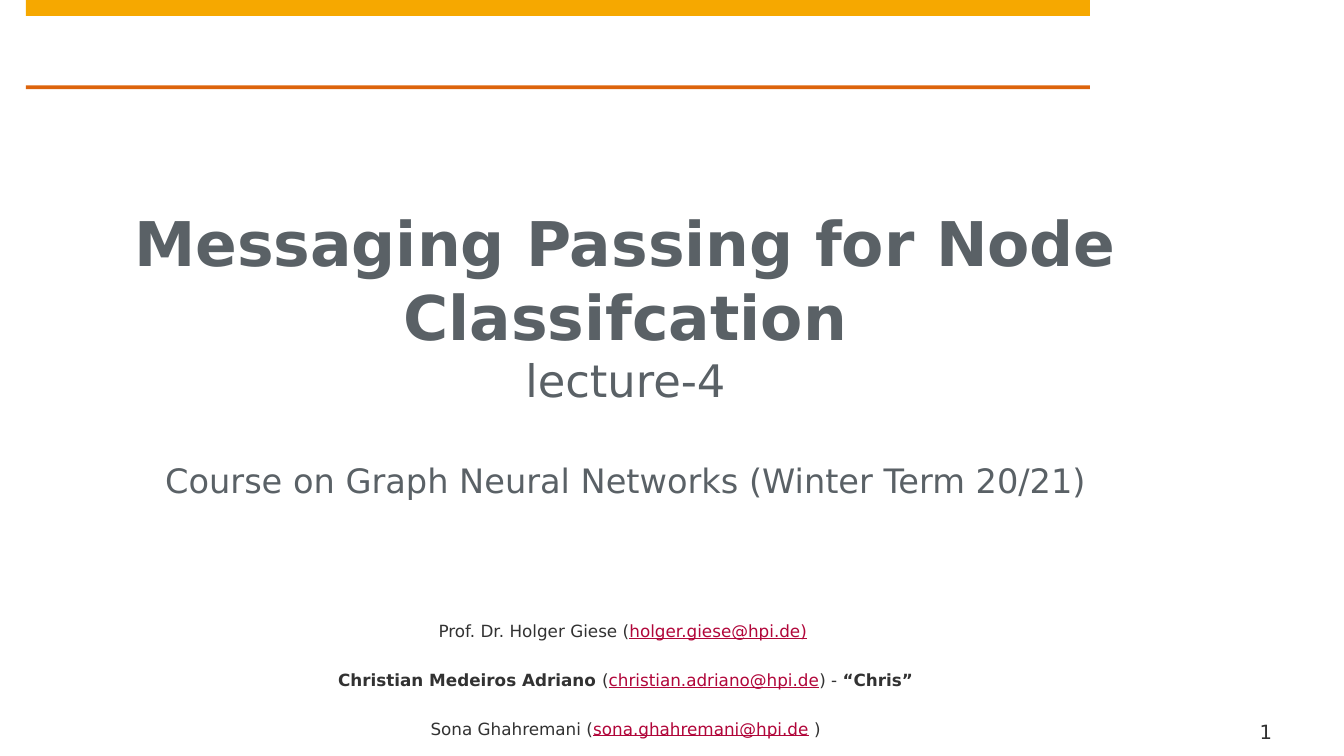
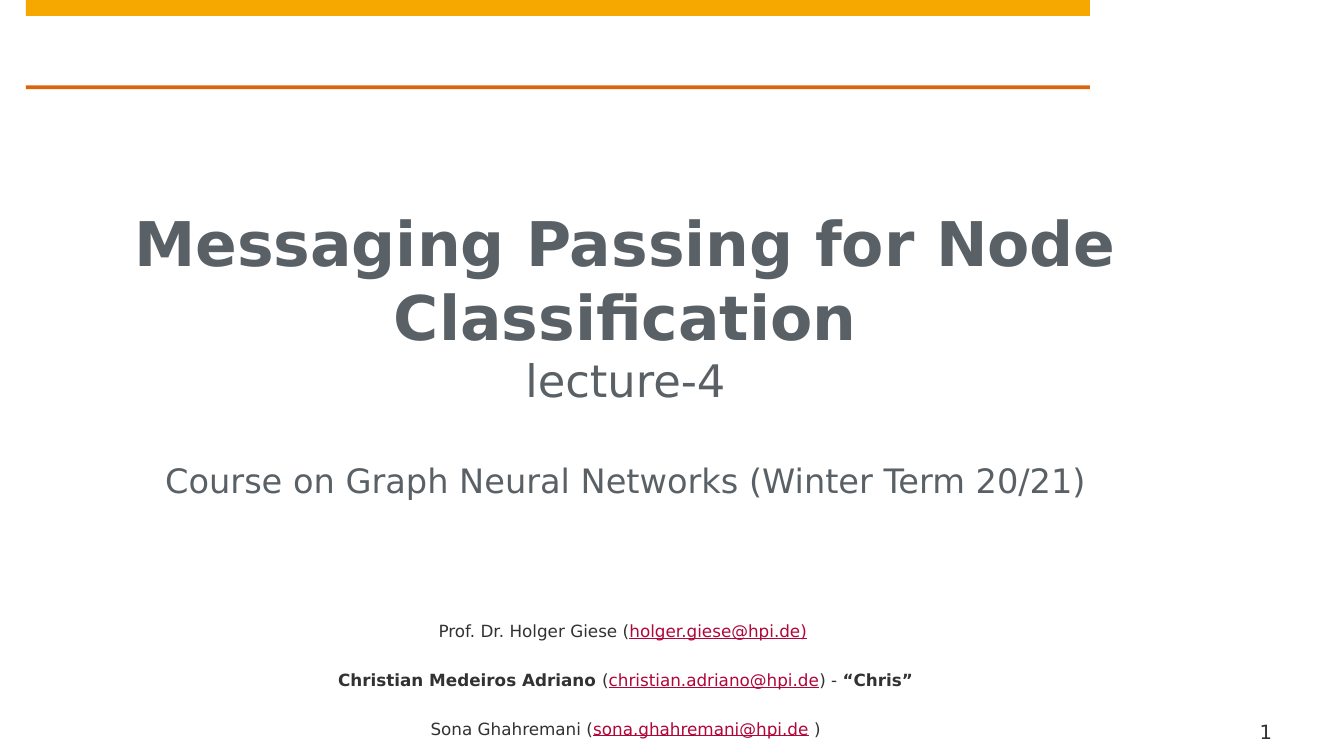
Before and after one commit to hpi-sam/GNN-Course-2020, a slide deck: slide 1 of 4. Messaging Passing for Node Classification.pptx. Drawn at 1344x756 pixels with LibreOffice and Linux fonts; fonts in the diff are those of the drawing; background and template pictures are left out. Boxes give left, top, right and bottom in pixels: in the first picture for what was removed or moved away, otherwise in the second. Text is boxed around its words. In the diff, an @@ line names an element or a change of style, - is before the commit and + after.

```diff
--- a/4. Messaging Passing for Node Classification.pptx
+++ b/4. Messaging Passing for Node Classification.pptx
@@ title at [134, 219, 1116, 500]: text changed @@
-Messaging Passing for Node Classifcation
-lecture-4
-Course on Graph Neural Networks (Winter Term 20/21)
+Messaging Passing for Node Classification
+lecture-4
+Course on Graph Neural Networks (Winter Term 20/21)
```
